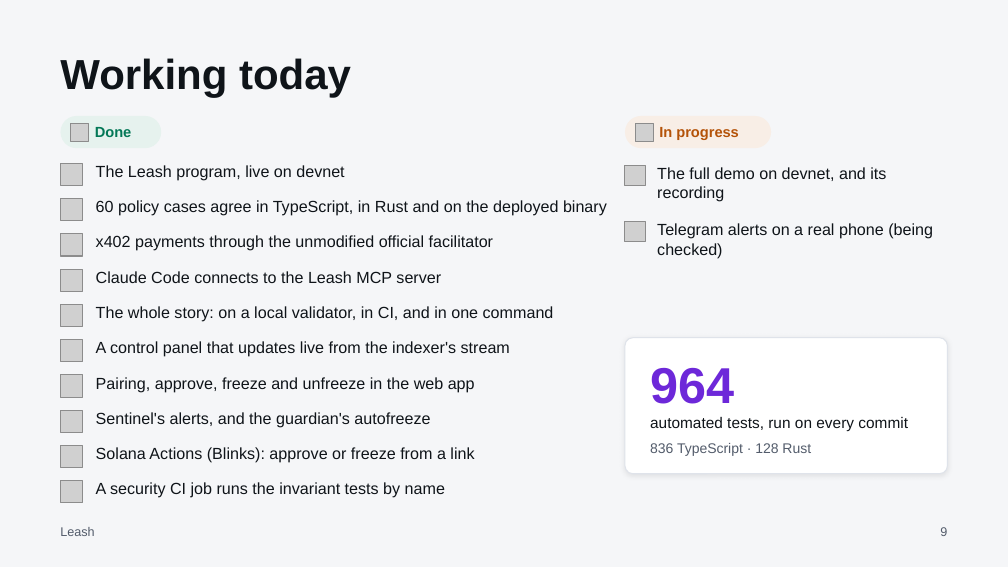
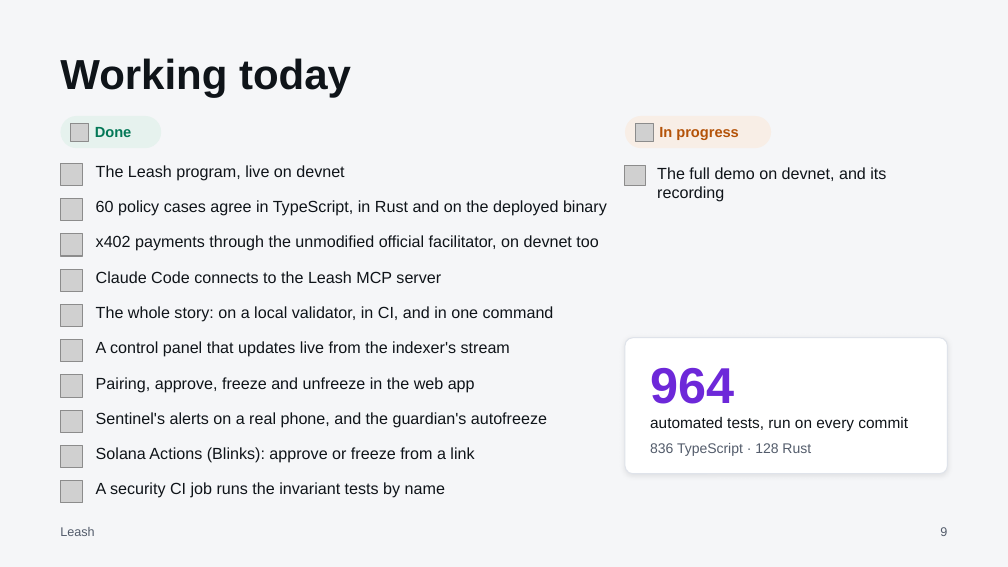
Before and after one commit to parthdeshmukh488-ops/hub, a slide deck: slide 9 of docs/pitch/leash-deck.pptx. Drawn at 1008x567 pixels with LibreOffice and Linux fonts; fonts in the diff are those of the drawing; grey boxes stand for pictures. Boxes give left, top, right and bottom in pixels: in the first picture for what was removed or moved away, otherwise in the second. Text is boxed around its words. In the diff, an @@ line names an element or a change of style, - is before the commit and + after.

```diff
--- a/docs/pitch/leash-deck.pptx
+++ b/docs/pitch/leash-deck.pptx
@@ text at (96,235,598,251): text changed @@
-x402 payments through the unmodified official facilitator
+x402 payments through the unmodified official facilitator, on devnet too
@@ picture removed at (625,222,645,242) @@
@@ text removed at (657,223,933,259) @@
-Telegram alerts on a real phone (being checked)
@@ text at (96,412,547,428): text changed @@
-Sentinel's alerts, and the guardian's autofreeze
+Sentinel's alerts on a real phone, and the guardian's autofreeze
```
Also in this commit, not shown: 1 other slide changed, 7 other files.
